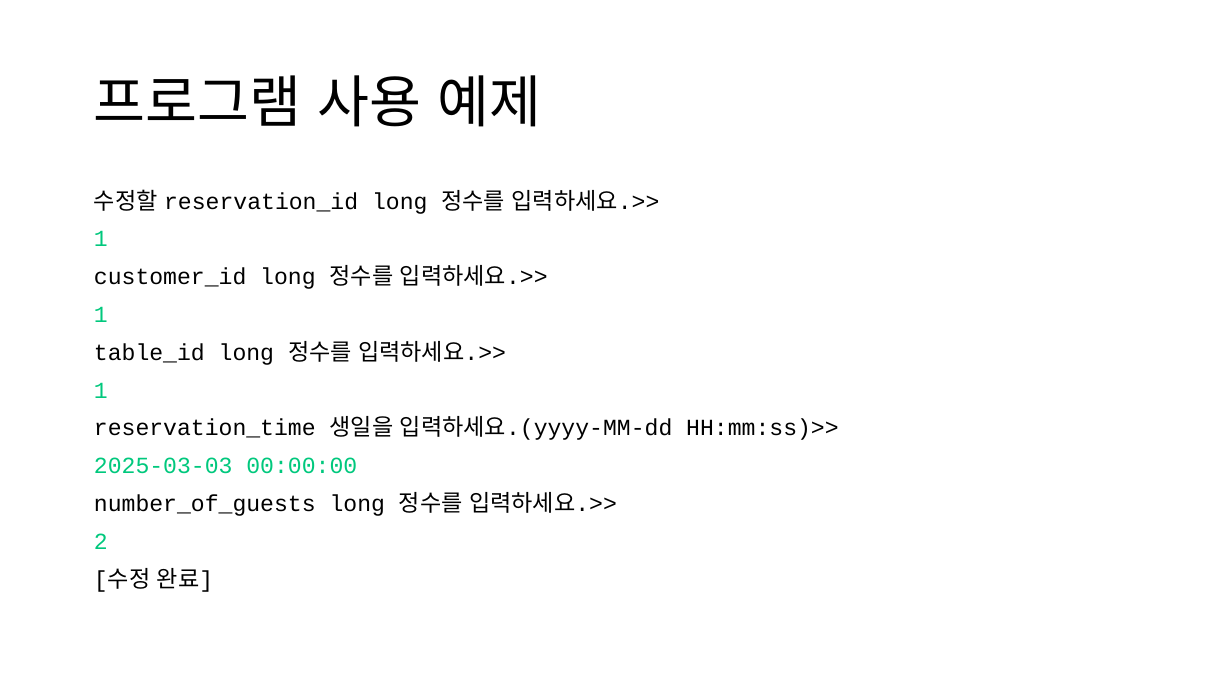
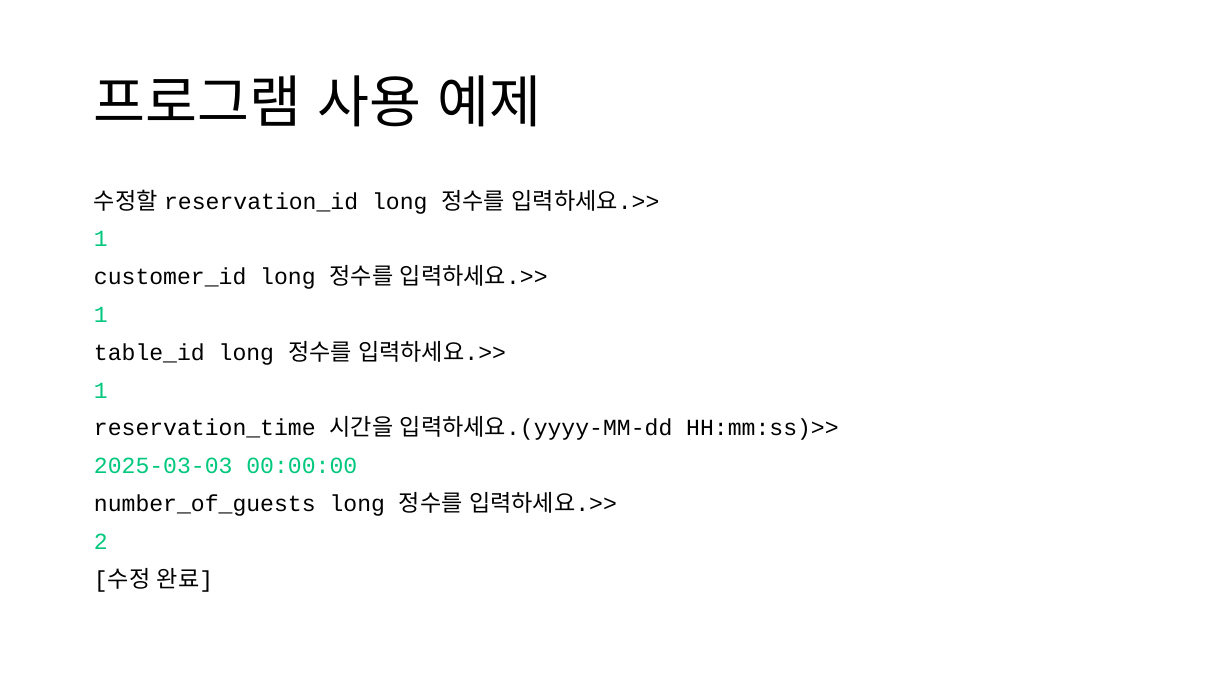
Before and after one commit to TaYaKi71751/gukbi, a slide deck: slide 22 of ppt/Oracle DB Project.pptx. Drawn at 1232x693 pixels with LibreOffice and Linux fonts; fonts in the diff are those of the drawing. Boxes give left, top, right and bottom in pixels: in the first picture for what was removed or moved away, otherwise in the second. Text is boxed around its words. In the diff, an @@ line names an element or a change of style, - is before the commit and + after.

Commit message:
Fix typo in pptx

```diff
--- a/ppt/Oracle DB Project.pptx
+++ b/ppt/Oracle DB Project.pptx
@@ text at box(94, 416, 838, 440): text changed @@
-reservation_time 생일을 입력하세요.(yyyy-MM-dd HH:mm:ss)>>
+reservation_time 시간을 입력하세요.(yyyy-MM-dd HH:mm:ss)>>
```
